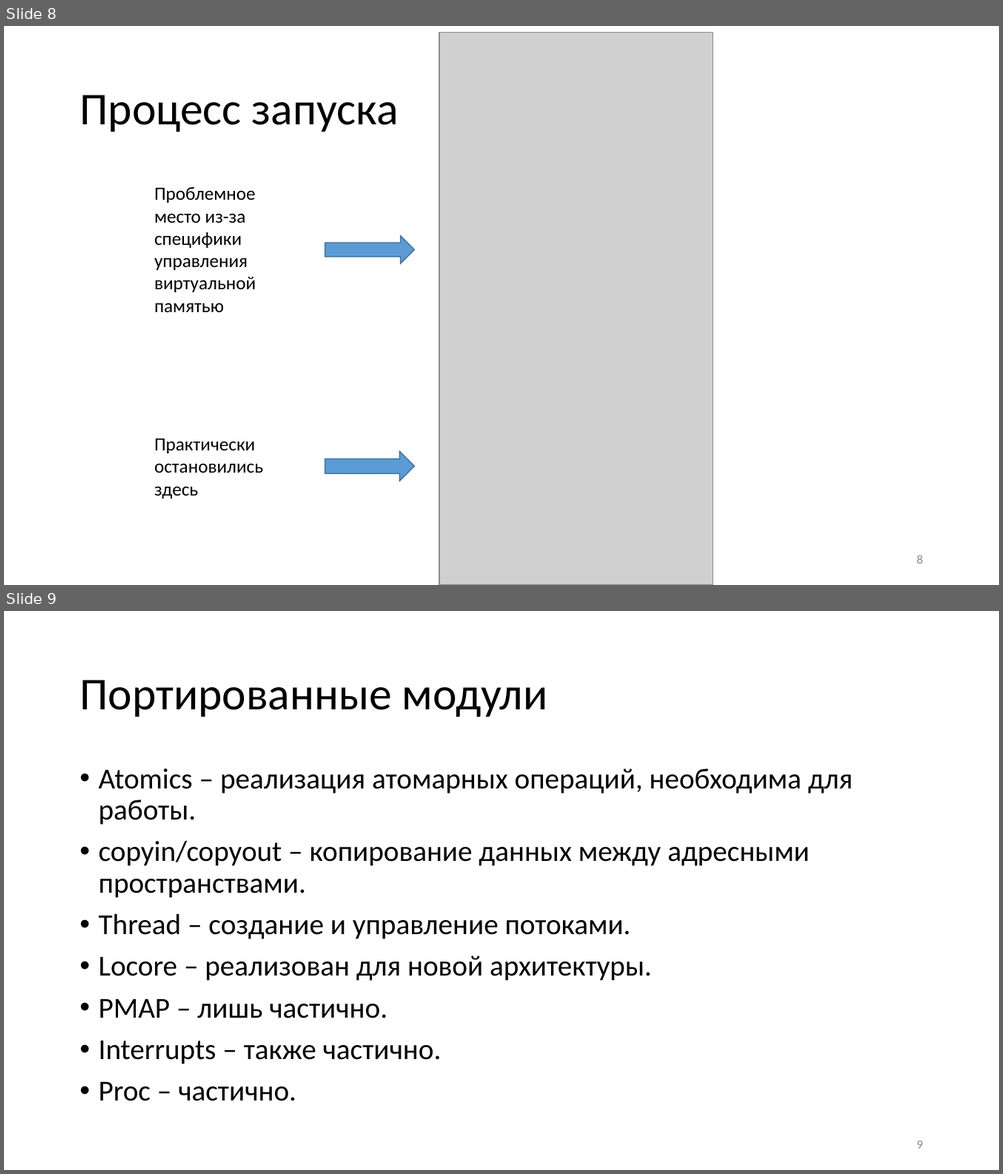
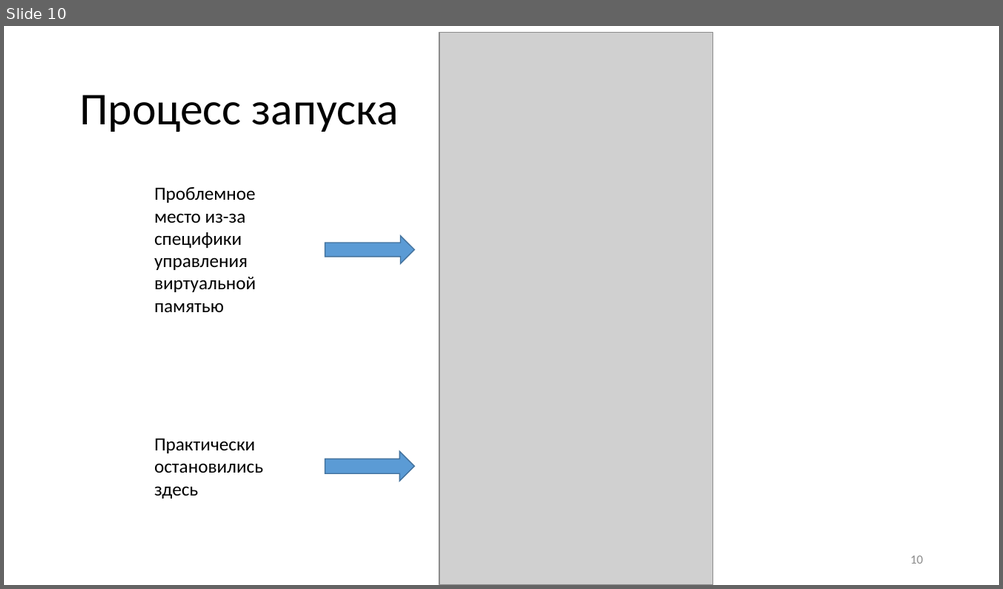
Before and after one commit to masterCopipaster/mag_diploma, a slide deck: Адаптация Операционной системы NetBSD к гетерогенной вычислительной системе.pptx. Shown one above the other, each under a label of ours: slides 8 and 9 before the commit, slide 10 after it. The pictures are 1003x1174 and 1003x589 pixels, drawn with LibreOffice and Linux fonts; fonts in the diff are those of the drawing; grey boxes stand for pictures. Boxes give left, top, right and bottom in pixels: in the first picture for what was removed or moved away, otherwise in the second. Text is boxed around its words. In the diff, an @@ line names an element or a change of style, - is before the commit and + after.

```diff
--- a/Адаптация Операционной системы NetBSD к гетерогенной вычислительной системе.pptx
+++ b/Адаптация Операционной системы NetBSD к гетерогенной вычислительной системе.pptx
@@ slide 9 removed at (x1=4, y1=611, x2=999, y2=1170), background #FFFFFF @@
@@ title removed at (x1=79, y1=680, x2=548, y2=717) @@
-Портированные модули
@@ text removed at (x1=99, y1=769, x2=852, y2=1102) @@
-• Atomics – реализация атомарных операций, необходима для работы.
-• copyin/copyout – копирование данных между адресными пространствами.
-• Thread – создание и управление потоками.
-• Locore – реализован для новой архитектуры.
-• PMAP – лишь частично.
-• Interrupts – также частично.
-• Proc – частично.
@@ page number removed at (x1=916, y1=1141, x2=922, y2=1149) @@
-9
@@ what was slide 8 is now slide 10 @@
@@ page number at (x1=910, y1=556, x2=922, y2=564): text changed @@
-8
+10
```
Also in this commit, not shown: 3 slides changed, 5 slides added, 2 other slides removed, 43 other files.
